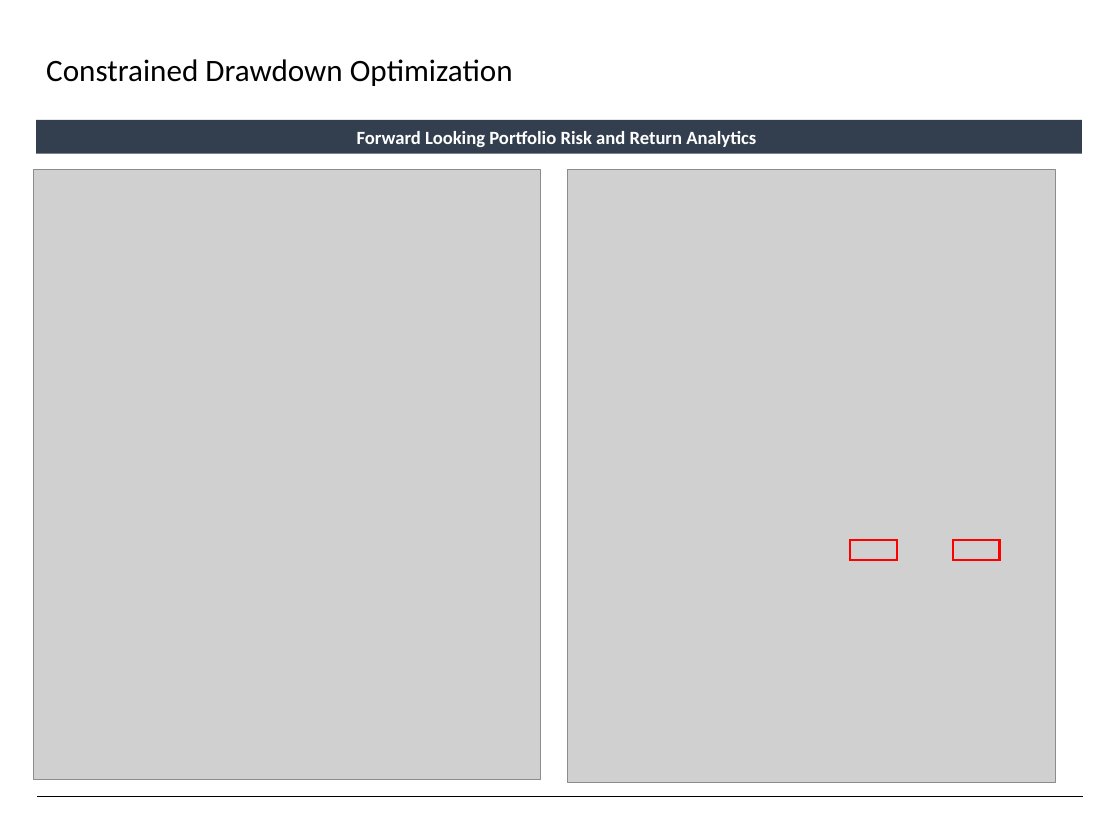
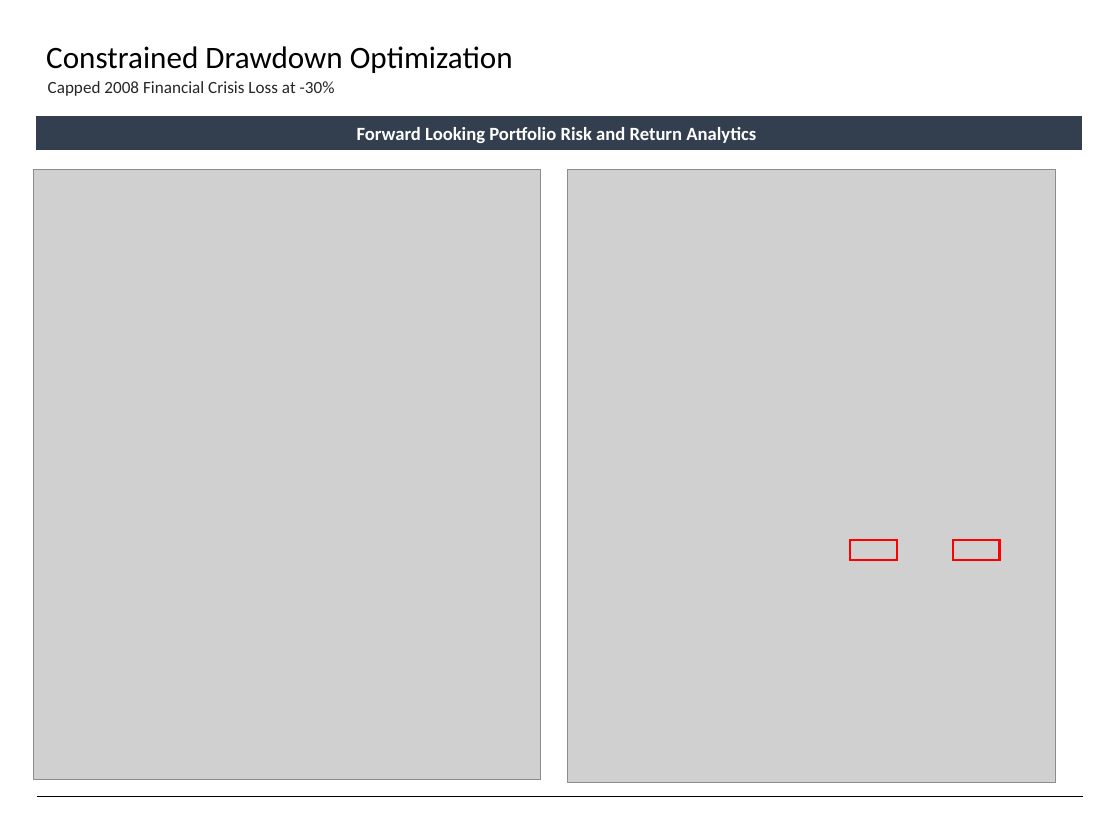
Before and after one commit to fabarker/epsilon-phi, a slide deck: slide 19 of epsilon-phi-core/src/python/epsilonPhi/ep_saa/marketing/Slides.pptx. Drawn at 1120x840 pixels with LibreOffice and Linux fonts; fonts in the diff are those of the drawing; grey boxes stand for pictures. Boxes give left, top, right and bottom in pixels: in the first picture for what was removed or moved away, otherwise in the second. Text is boxed around its words. In the diff, an @@ line names an element or a change of style, - is before the commit and + after.

```diff
--- a/epsilon-phi-core/src/python/epsilonPhi/ep_saa/marketing/Slides.pptx
+++ b/epsilon-phi-core/src/python/epsilonPhi/ep_saa/marketing/Slides.pptx
@@ text "Constrained Drawdown Optimization": place and size @@
-text "Constrained Drawdown Optimization" at (46,59,513,86)
+text "Constrained Drawdown Optimization" at (46,46,513,73)
@@ text added at (48,81,335,96), 11 pt, text #262626 @@
+Capped 2008 Financial Crisis Loss at -30%
@@ rectangle "Forward Looking Portfolio Risk and ...": place and size @@
-rectangle "Forward Looking Portfolio Risk and ..." at (36,120,1082,153)
+rectangle "Forward Looking Portfolio Risk and ..." at (36,116,1082,150)
```
Also in this commit, not shown: 18 other slides changed, 1 slide added, 1 other file.
